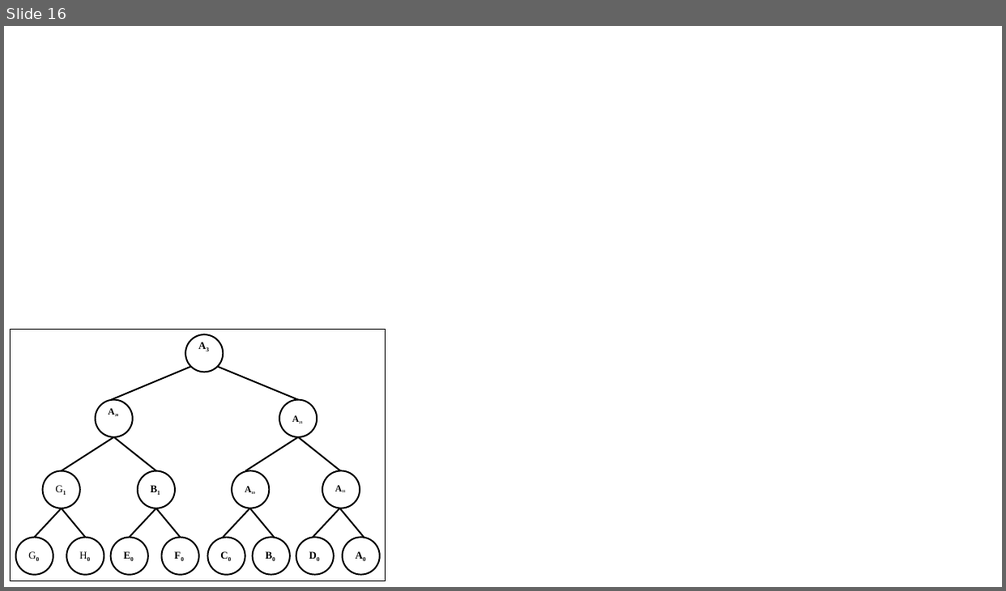
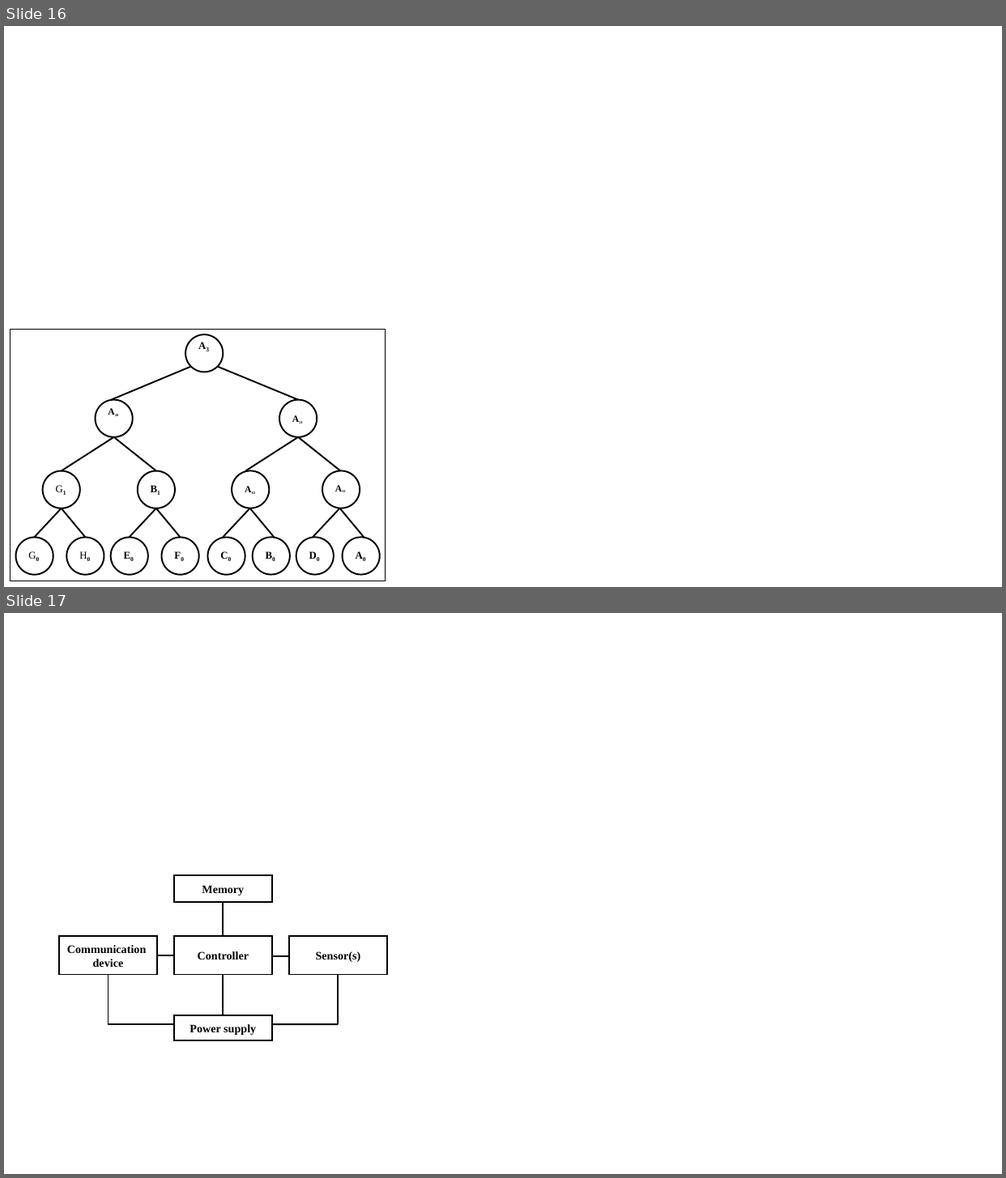
Before and after one commit to kavitshah8/thesis-, a slide deck: images/pics.pptx. Shown one above the other, each under a label of ours: slide 16 before the commit, slides 16 and 17 after it. The pictures are 1006x591 and 1006x1178 pixels, drawn with LibreOffice and Linux fonts; fonts in the diff are those of the drawing. Boxes give left, top, right and bottom in pixels: in the first picture for what was removed or moved away, otherwise in the second. Text is boxed around its words. In the diff, an @@ line names an element or a change of style, - is before the commit and + after.

Commit message:
adds sensor nodes architecture section

```diff
--- a/images/pics.pptx
+++ b/images/pics.pptx
@@ slide 17 added at [4,613,1002,1174], background #FFFFFF @@
@@ rectangle added at [175,875,272,902], outline #000000 1.5 pt, 11 pt, text #000000, bold @@
+Memory
@@ line added from (224, 903) to (224, 936), #000000 1.5 pt @@
@@ rectangle added at [59,936,157,974], outline #000000 1.5 pt, 11 pt, text #000000, bold @@
+Communication
+device
@@ rectangle added at [175,936,272,974], outline #000000 1.5 pt, 11 pt, text #000000, bold @@
+Controller
@@ rectangle added at [289,936,386,974], outline #000000 1.5 pt, 11 pt, text #000000, bold @@
+Sensor(s)
@@ line added from (108, 974) to (108, 1024), #000000 1.5 pt @@
@@ line added from (157, 956) to (175, 956), #000000 1.5 pt @@
@@ line added from (224, 974) to (224, 1016), #000000 1.5 pt @@
@@ line added from (272, 956) to (289, 956), #000000 1.5 pt @@
@@ line added from (338, 974) to (338, 1024), #000000 1.5 pt @@
@@ line added from (175, 1024) to (108, 1024), #000000 1.5 pt @@
@@ rectangle added at [175,1016,272,1041], outline #000000 1.5 pt, 11 pt, text #000000, bold @@
+Power supply
@@ line added from (338, 1024) to (272, 1024), #000000 1.5 pt @@
```
Also in this commit, not shown: 6 other files.
